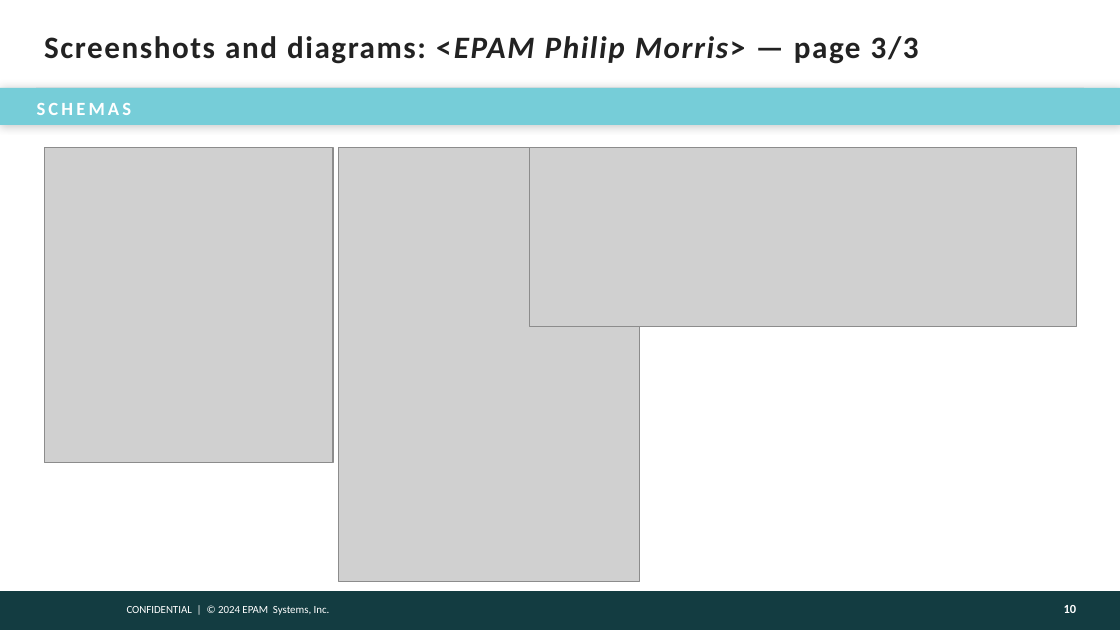
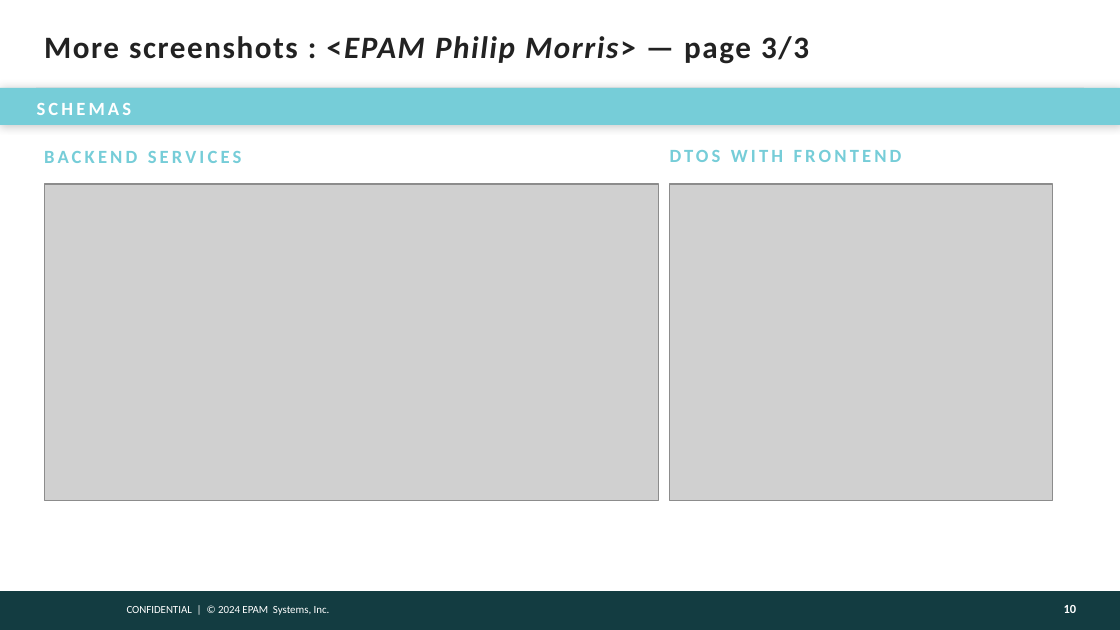
Before and after one commit to victoravt/Papers, a slide deck: slide 10 of Assessment Epam A2-A3/presentation-template.pptx. Drawn at 1120x630 pixels with LibreOffice and Linux fonts; fonts in the diff are those of the drawing; grey boxes stand for pictures; background and template pictures are left out. Boxes give left, top, right and bottom in pixels: in the first picture for what was removed or moved away, otherwise in the second. Text is boxed around its words. In the diff, an @@ line names an element or a change of style, - is before the commit and + after.

```diff
--- a/Assessment Epam A2-A3/presentation-template.pptx
+++ b/Assessment Epam A2-A3/presentation-template.pptx
@@ title at (44, 36, 809, 64): text changed @@
-Screenshots and diagrams: <EPAM Philip Morris> — page 3/3
+More screenshots : <EPAM Philip Morris> — page 3/3
@@ picture removed at (44, 148, 333, 463) @@
@@ picture removed at (339, 148, 641, 582) @@
@@ picture removed at (529, 148, 1076, 326) @@
@@ text added at (44, 151, 242, 163), 12 pt, text #76CDD8, bold @@
+BACKEND SERVICES
@@ text added at (670, 150, 902, 162), 12 pt, text #76CDD8, bold @@
+DTOS WITH FRONTEND
@@ picture added at (44, 184, 659, 501) @@
@@ picture added at (670, 184, 1053, 501) @@
```
Also in this commit, not shown: 11 other slides changed, 1 slide added, 3 slides removed, 2 other files.
